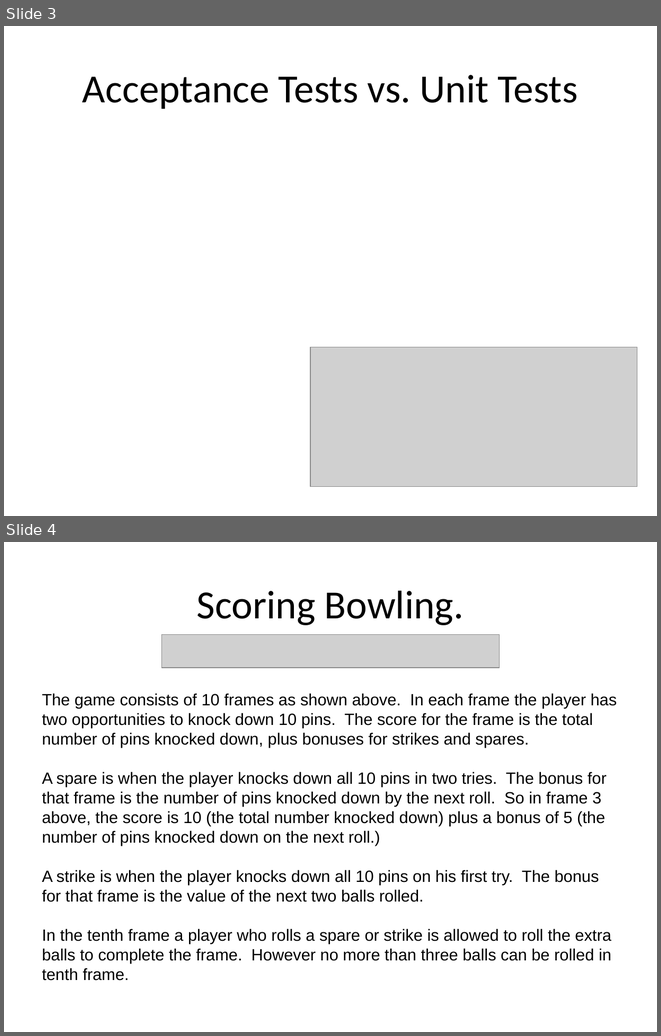
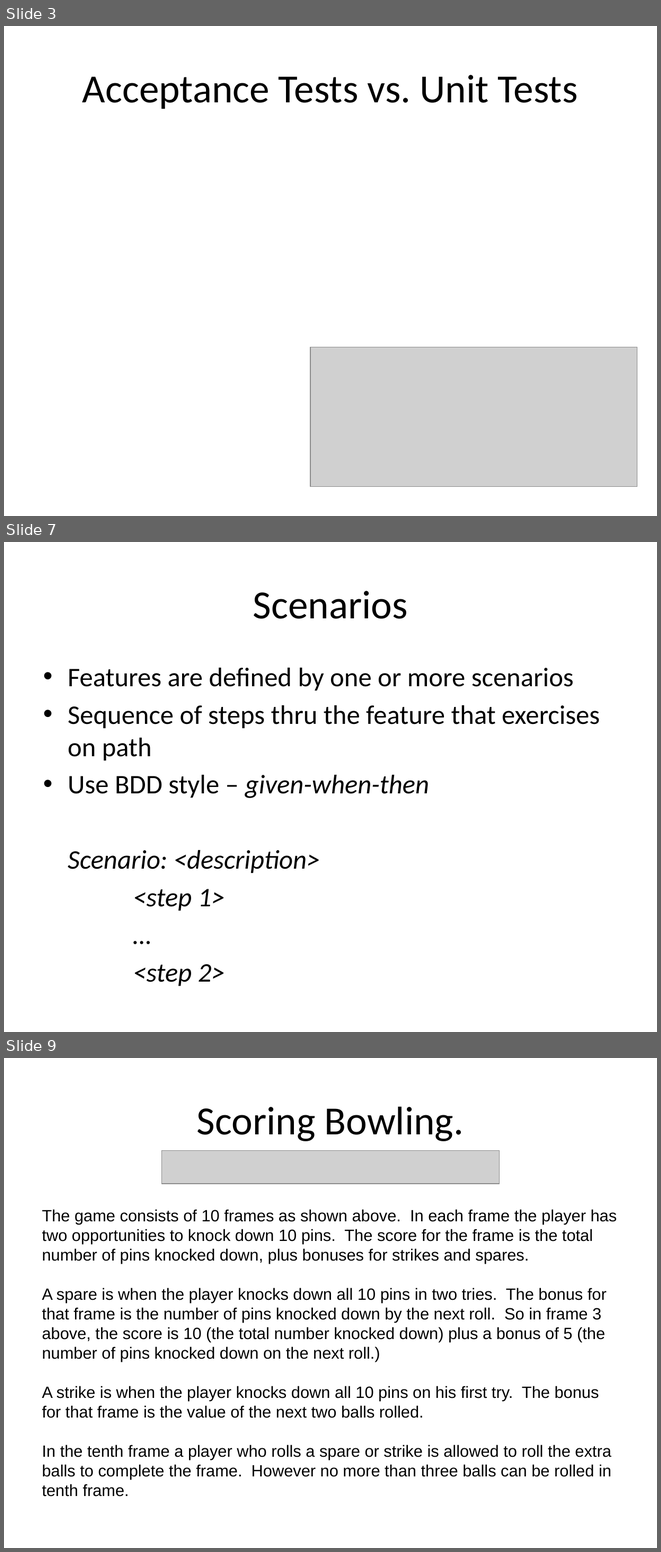
Before and after one commit to shawnewallace/Katas, a slide deck: Presentations/BDD Lunch & Learn.pptx. Shown one above the other, each under a label of ours: slides 3 and 4 before the commit, slides 3, 7 and 9 after it; the slides between them are not shown. The pictures are 661x1036 and 661x1552 pixels, drawn with LibreOffice and Linux fonts; fonts in the diff are those of the drawing; grey boxes stand for pictures. Boxes give left, top, right and bottom in pixels: in the first picture for what was removed or moved away, otherwise in the second. Text is boxed around its words. In the diff, an @@ line names an element or a change of style, - is before the commit and + after.

```diff
--- a/Presentations/BDD Lunch & Learn.pptx
+++ b/Presentations/BDD Lunch & Learn.pptx
@@ slide 7 added at (x1=4, y1=542, x2=657, y2=1032), background #FFFFFF @@
@@ title added at (x1=253, y1=591, x2=408, y2=619), 44 pt, text #000000 @@
+Scenarios
@@ text added at (x1=68, y1=668, x2=600, y2=986), 29.6 pt, text #000000 @@
+• Features are defined by one or more scenarios
+• Sequence of steps thru the feature that exercises on path
+• Use BDD style – given-when-then
+Scenario: <description>
+<step 1>
+…
+<step 2>
@@ what was slide 4 is now slide 9 @@
```
Also in this commit, not shown: 1 slide changed, 4 other slides added.
